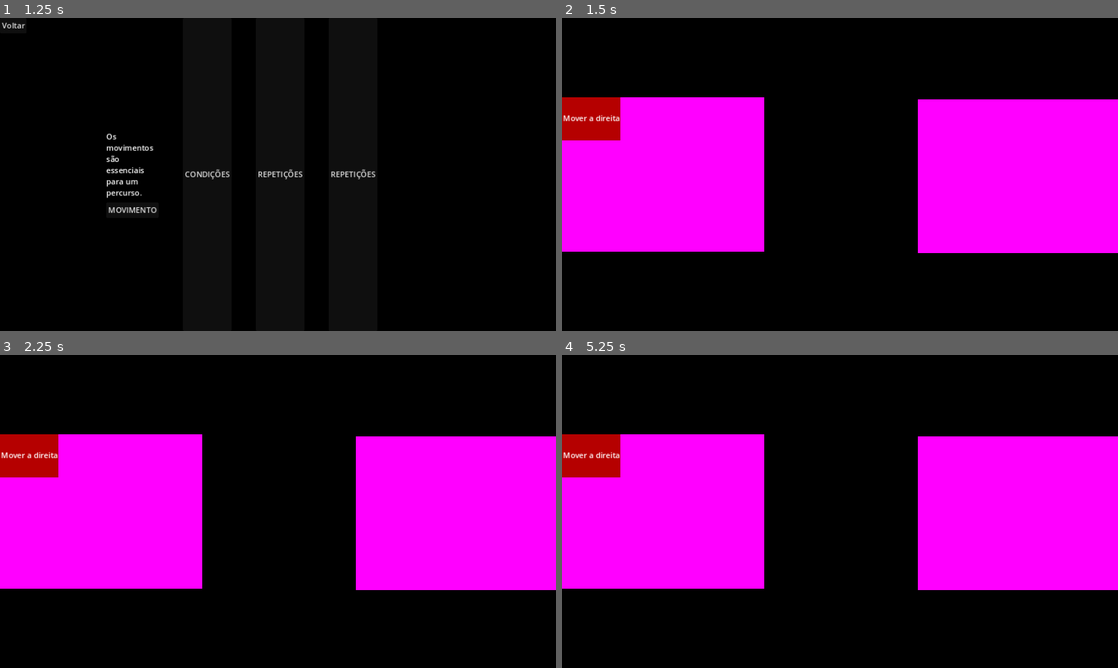
Above: before the commit, frames 1-4 (two rows, left to right).
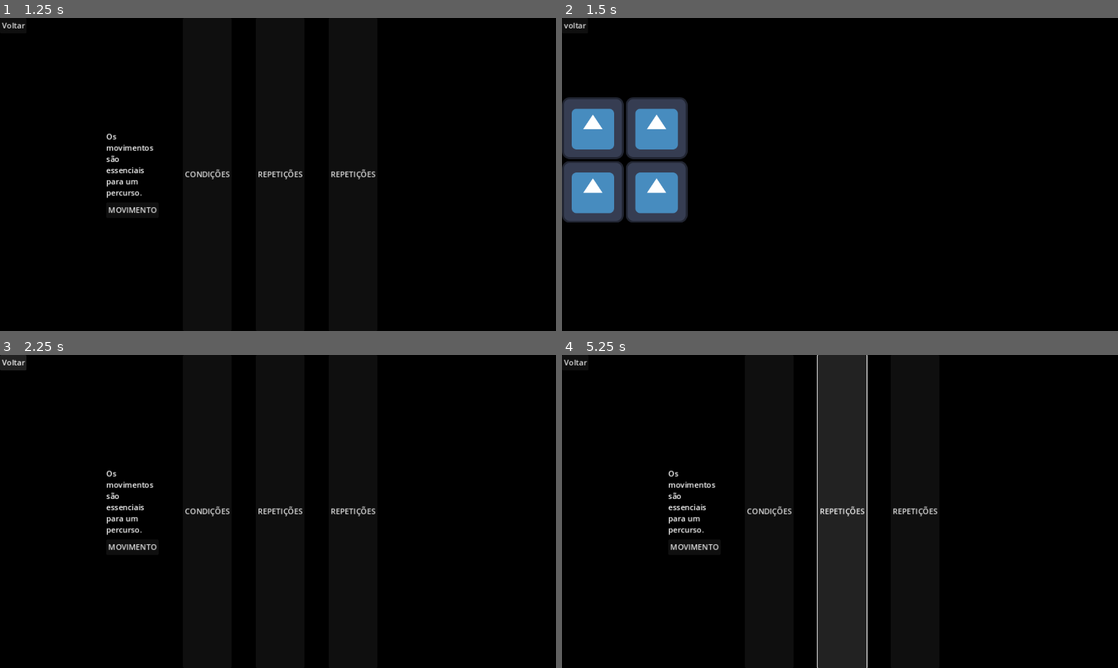
Above: after the commit, the same moments.

Repository: MusgoNato/TCC
Game: Godot game, scene res://Interfaces/Menu_inicial/menu.tscn
The game is run twice, just before and just after one commit, with the same random seed, the same clock (stepped at 60 frames per second) and the same inputs.
Inputs (mouse positions are in pixels of both pictures, inside the frame that each line leads up to):
- Up to frame 1 (1.25 s): click "Começar Jogo" at 0.5 s
- Up to frame 2 (1.5 s): click "MOVIMENTO" at 1.25 s
- Up to frame 3 (2.25 s): click (11, 361) at 2 s, where only the run after the commit has a clickable "voltar"
- Up to frame 4 (5.25 s): click (573, 361) at 2.75 s, where only the run after the commit has a clickable "Voltar"; click (840, 486) at 3.5 s, where only the run after the commit has a clickable "Começar Jogo"; click (767, 511) at 4.25 s, where only the run after the commit has a clickable "CONDIÇÕES"; click (840, 511) at 5 s, where only the run after the commit has a clickable "REPETIÇÕES"

Frame 1 is identical in both runs. In frame 2, 36% of the frame differs, in the area x 0-100%, y 1-76%; in frame 3, 36%; in frame 4, 45%, in the area x 0-100%, y 0-100%.

Commit message:
Add scripts para montagem de blocos dinamicamente

Diff:
--- /dev/null
+++ b/tcc/BD-JSON/Fase_1/BlocosDisponiveis.json
@@ -0,0 +1,24 @@
+{
+	"blocos": [
+		{
+			"id": 1,
+			"nome": "Seguir em frente",
+			"icone": "res://icon.svg"
+		},
+		{
+			"id": 2,
+			"nome": "Virar à direita",
+			"icone": "res://icon.svg"
+		},
+		{
+			"id": 3,
+			"nome": "Virar à esquerda",
+			"icone": "res://icon.svg"
+		},
+		{
+			"id": 1,
+			"nome": "Voltar atrás",
+			"icone": "res://icon.svg"
+		}
+	]
+}
--- /dev/null
+++ b/tcc/Interfaces/Fases/1-movimento/Fase_1.tscn
@@ -0,0 +1,71 @@
+[gd_scene load_steps=4 format=3 uid="uid://ci5dje82j6hi2"]
+
+[ext_resource type="Script" path="res://Interfaces/Fases/1-movimento/fase_1.gd" id="1_p8whr"]
+[ext_resource type="Script" path="res://Interfaces/Fases/1-movimento/area_blocos_disponiveis.gd" id="2_pl41n"]
+
+[sub_resource type="ViewportTexture" id="ViewportTexture_bkmd0"]
+
+[node name="Fase1Movimento" type="Control"]
+layout_mode = 3
+anchors_preset = 15
+anchor_right = 1.0
+anchor_bottom = 1.0
+grow_horizontal = 2
+grow_vertical = 2
+script = ExtResource("1_p8whr")
+
+[node name="TextureRect" type="TextureRect" parent="."]
+self_modulate = Color(0, 0, 0, 1)
+layout_mode = 1
+anchors_preset = 15
+anchor_right = 1.0
+anchor_bottom = 1.0
+grow_horizontal = 2
+grow_vertical = 2
+texture = SubResource("ViewportTexture_bkmd0")
+expand_mode = 2
+
+[node name="AreaBlocosDisponiveis" type="Control" parent="."]
+layout_mode = 1
+anchors_preset = 4
+anchor_top = 0.5
+anchor_bottom = 0.5
+offset_top = -160.0
+offset_right = 419.0
+offset_bottom = 160.0
+grow_vertical = 2
+script = ExtResource("2_pl41n")
+
+[node name="VBoxContainer" type="GridContainer" parent="AreaBlocosDisponiveis"]
+layout_mode = 0
+offset_right = 40.0
+offset_bottom = 40.0
+columns = 2
+
+[node name="AreaMontagem" type="Control" parent="."]
+layout_mode = 1
+anchors_preset = 6
+anchor_left = 1.0
+anchor_top = 0.5
+anchor_right = 1.0
+anchor_bottom = 0.5
+offset_left = -417.0
+offset_top = -168.0
+offset_right = 2.0
+offset_bottom = 152.0
+grow_horizontal = 0
+grow_vertical = 2
+
+[node name="VBoxContainer" type="VBoxContainer" parent="."]
+layout_mode = 0
+offset_right = 40.0
+offset_bottom = 40.0
+
+[node name="HBoxContainer" type="HBoxContainer" parent="VBoxContainer"]
+layout_mode = 2
+
+[node name="btn_voltar" type="Button" parent="VBoxContainer/HBoxContainer"]
+layout_mode = 2
+text = "voltar"
+
+[connection signal="pressed" from="VBoxContainer/HBoxContainer/btn_voltar" to="." method="_on_btn_voltar_pressed"]
--- /dev/null
+++ b/tcc/Interfaces/Fases/1-movimento/area_blocos_disponiveis.gd
@@ -0,0 +1,20 @@
+extends Control
+
+var blocos = []
+
+@onready var data = preload("res://Interfaces/Fases/1-movimento/fase_1.gd").new()
+@onready var inventarioBlocos = $VBoxContainer
+
+# Ao entrar dentro desta cena, chamo as determinadas funções para o carregamento dos dados
+func _ready() -> void:
+	data._ready()
+	blocos = data.get_blocos_disponiveis()
+	InsereBlocos()
+
+# Responsavel por inserir os blocos disponiveis da fase 1 na minha grid
+func InsereBlocos():
+	for bloco in blocos:
+		var botao = TextureButton.new() # Crio um botao para o bloco
+		botao.texture_normal = load(bloco['icone']) # Carrego a imagem dele
+		botao.tooltip_text = bloco['nome'] # Carrego o nome dele
+		inventarioBlocos.add_child(botao) # O adiciono a minha area contendo os blocos disponiveis da fase
--- a/tcc/Interfaces/Fases/movimento/blocos/bloco_mover.gd
+++ b/tcc/Interfaces/Fases/1-movimento/blocos/bloco_mover.gd
@@ -39,3 +39,7 @@
 		global_position = original_position
 		texture_rect.modulate = Color(1, 1, 1, 1)
 		dragging = false
+
+
+func _on_button_pressed() -> void:
+	get_tree().change_scene_to_file("res://Interfaces/Menu_fases/View_fases.tscn")
--- a/tcc/Interfaces/Fases/movimento/blocos/bloco_mover.tscn
+++ b/tcc/Interfaces/Fases/1-movimento/blocos/bloco_mover.tscn
@@ -1,6 +1,6 @@
 [gd_scene load_steps=3 format=3 uid="uid://c46rljv54qqp2"]
 
-[ext_resource type="Script" path="res://Interfaces/Fases/movimento/blocos/bloco_mover.gd" id="1_ucj1n"]
+[ext_resource type="Script" path="res://Interfaces/Fases/1-movimento/blocos/bloco_mover.gd" id="1_ucj1n"]
 
 [sub_resource type="ViewportTexture" id="ViewportTexture_5jqdd"]
 
@@ -35,9 +35,9 @@
 anchor_top = 0.5
 anchor_right = 0.5
 anchor_bottom = 0.5
-offset_left = -20.0
+offset_left = -59.0
 offset_top = -11.5
-offset_right = 20.0
+offset_right = 59.0
 offset_bottom = 11.5
 grow_horizontal = 2
 grow_vertical = 2
--- /dev/null
+++ b/tcc/Interfaces/Fases/1-movimento/fase_1.gd
@@ -0,0 +1,44 @@
+extends Control
+
+# Dicionario global
+var data = {}
+
+
+func _on_btn_voltar_pressed() -> void:
+	get_tree().change_scene_to_file("res://Interfaces/Menu_fases/View_fases.tscn")
+
+
+# Aqui vai carregar minha base de dados (JSON) contendo os blocos disponiveis para esta fase
+func _ready() -> void:
+	carregar_json()
+
+# Responsavel pelo carregamento do JSON e transformar ele em um dicionario para ser reutilizado em outras funções
+func carregar_json():
+	# Caso o arquivo nao seja carregado, saio da funcao
+	if not FileAccess.file_exists("res://BD-JSON/Fase_1/BlocosDisponiveis.json"):
+		return
+
+	# Leio o conteudo do arquivo e passo ele como texto a variavel
+	var arquivo = FileAccess.open("res://BD-JSON/Fase_1/BlocosDisponiveis.json", FileAccess.READ)
+	var conteudoArquivo = arquivo.get_as_text()
+	arquivo.close()
+
+	var json = JSON.new()
+	var parse_result = json.parse(conteudoArquivo)
+
+	if parse_result != OK:
+		print("Erro ao carregar o arquivo json")
+		return
+
+	data = json.data
+
+	if(typeof(data) != TYPE_DICTIONARY):
+		print("Formato invalido")
+		return
+
+
+func get_blocos_disponiveis() -> Array:
+	if data.has("blocos"):
+		return data['blocos']
+	else:
+		return []
--- a/tcc/Interfaces/Fases/movimento/fase_1_movimento.tscn
+++ /dev/null
@@ -1,82 +0,0 @@
-[gd_scene load_steps=4 format=3 uid="uid://ci5dje82j6hi2"]
-
-[ext_resource type="PackedScene" uid="uid://c46rljv54qqp2" path="res://Interfaces/Fases/movimento/blocos/bloco_mover.tscn" id="1_qi06a"]
-
-[sub_resource type="ViewportTexture" id="ViewportTexture_bkmd0"]
-
-[sub_resource type="ViewportTexture" id="ViewportTexture_8c8tc"]
-
-[node name="Fase1Movimento" type="Control"]
-layout_mode = 3
-anchors_preset = 15
-anchor_right = 1.0
-anchor_bottom = 1.0
-grow_horizontal = 2
-grow_vertical = 2
-
-[node name="TextureRect" type="TextureRect" parent="."]
-self_modulate = Color(0, 0, 0, 1)
-layout_mode = 1
-anchors_preset = 15
-anchor_right = 1.0
-anchor_bottom = 1.0
-grow_horizontal = 2
-grow_vertical = 2
-texture = SubResource("ViewportTexture_bkmd0")
-expand_mode = 2
-
-[node name="blocos-disponiveis" type="Control" parent="."]
-layout_mode = 1
-anchors_preset = 4
-anchor_top = 0.5
-anchor_bottom = 0.5
-offset_top = -160.0
-offset_right = 419.0
-offset_bottom = 160.0
-grow_vertical = 2
-
-[node name="TextureRect" type="TextureRect" parent="blocos-disponiveis"]
-layout_mode = 1
-anchors_preset = 15
-anchor_right = 1.0
-anchor_bottom = 1.0
-grow_horizontal = 2
-grow_vertical = 2
-texture = SubResource("ViewportTexture_8c8tc")
-expand_mode = 2
-
-[node name="BlocoMover" parent="blocos-disponiveis" instance=ExtResource("1_qi06a")]
-layout_mode = 1
-anchor_right = 0.289
-anchor_bottom = 0.278
-offset_right = -0.0910034
-offset_bottom = 0.0399933
-
-[node name="AreaMontagem" type="Control" parent="."]
-layout_mode = 1
-anchor_left = 0.643
-anchor_top = 0.266
-anchor_right = 0.989
-anchor_bottom = 0.749
-offset_left = 411.264
-offset_top = 151.632
-offset_right = 12.672
-offset_bottom = -161.352
-grow_horizontal = 0
-grow_vertical = 2
-
-[node name="VBoxContainer" type="VBoxContainer" parent="AreaMontagem"]
-layout_mode = 0
-offset_right = 40.0
-offset_bottom = 40.0
-
-[node name="TextureRect" type="TextureRect" parent="AreaMontagem"]
-layout_mode = 1
-anchors_preset = 9
-anchor_bottom = 1.0
-offset_left = -414.0
-offset_top = -155.0
-offset_bottom = 163.0
-grow_vertical = 2
-texture = SubResource("ViewportTexture_8c8tc")
-expand_mode = 2
--- a/tcc/Interfaces/Menu_fases/scripts_menu_fases/view_fases.gd
+++ b/tcc/Interfaces/Menu_fases/scripts_menu_fases/view_fases.gd
@@ -6,4 +6,4 @@
 
 
 func _on_btn_movimento_pressed() -> void:
-	get_tree().change_scene_to_file("res://Interfaces/Fases/movimento/fase_1_movimento.tscn")
+	get_tree().change_scene_to_file("res://Interfaces/Fases/1-movimento/Fase_1.tscn")
Not shown, added: tcc/Interfaces/Fases/1-movimento/Fas18F2.tmp
Not shown, added: tcc/Interfaces/Fases/1-movimento/Fas3625.tmp
Not shown, added: tcc/Interfaces/Fases/1-movimento/FasF7BE.tmp
Not shown, added: tcc/Interfaces/Fases/1-movimento/blocos/blo8721.tmp
Not shown, added: tcc/Interfaces/Fases/1-movimento/blocos/blo9BE2.tmp
Not shown, added: tcc/Interfaces/Fases/1-movimento/fas841A.tmp
